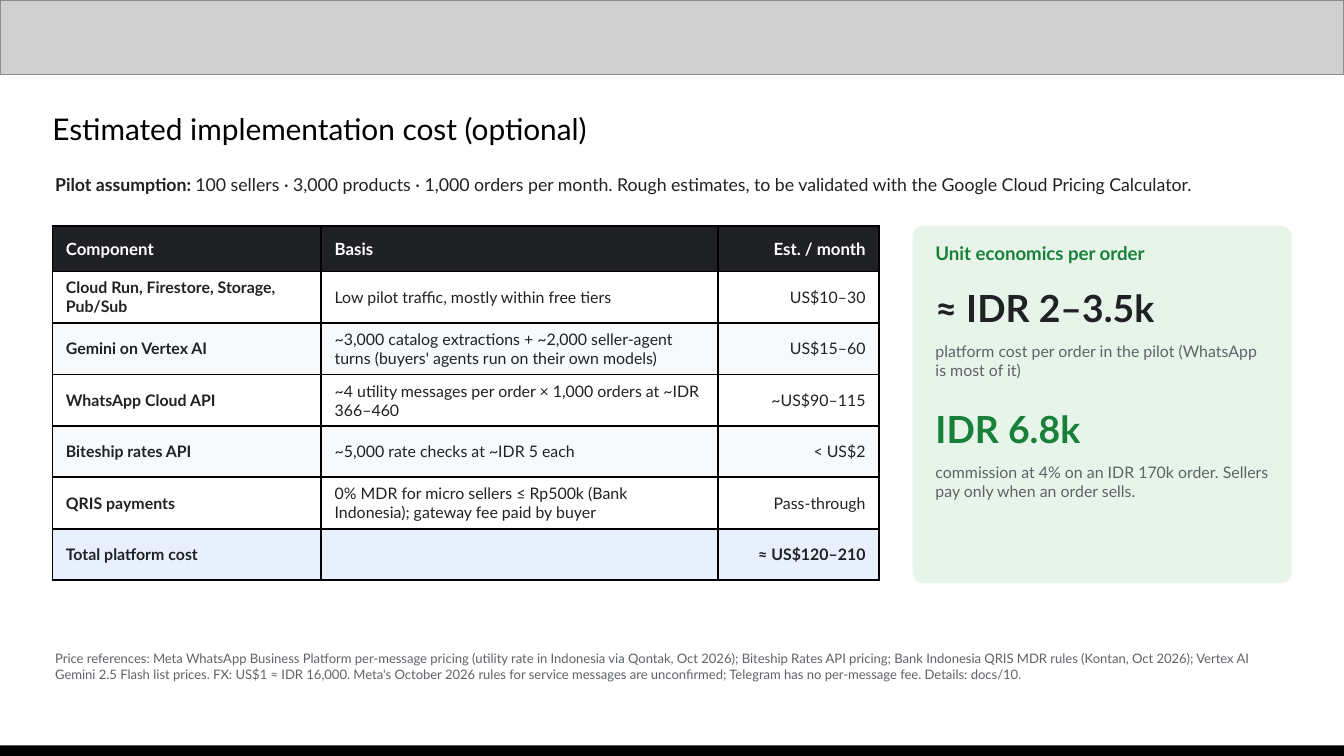
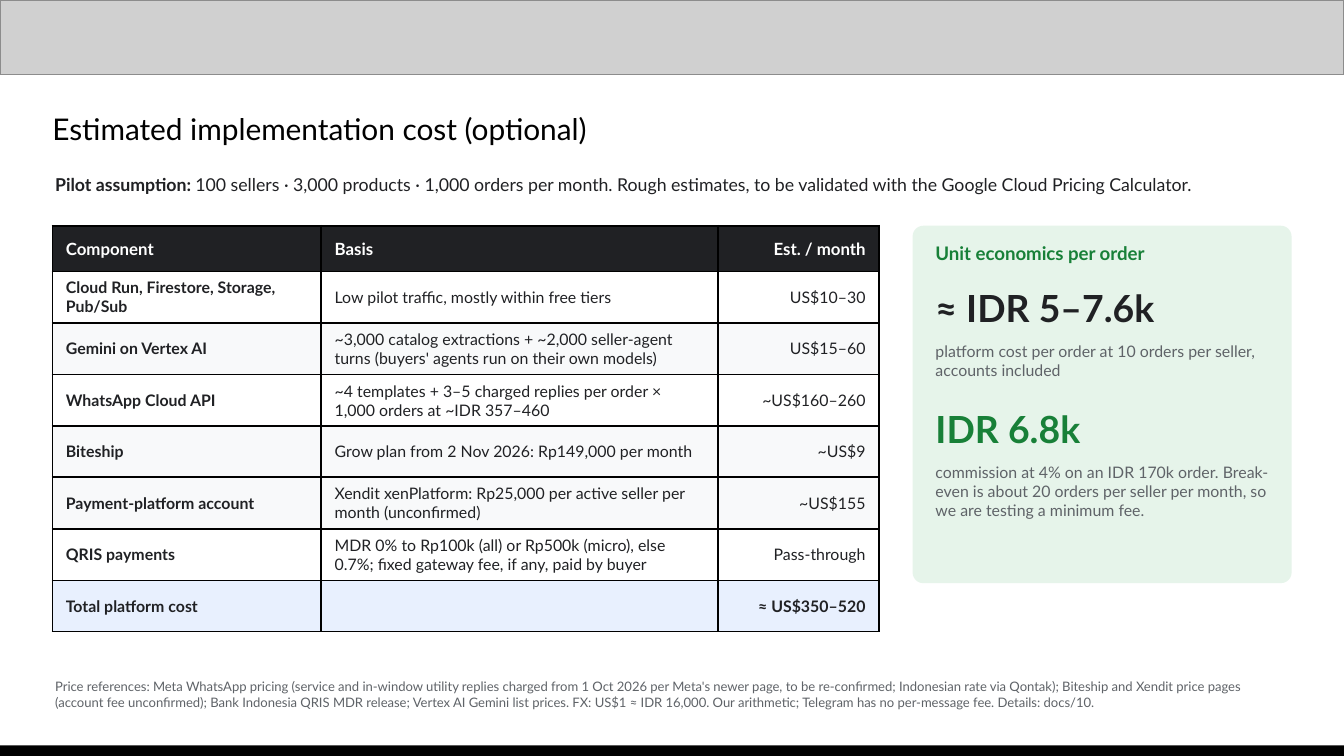
Before and after one commit to galihsatriawan/etalase, a slide deck: slide 9 of submission/Etalase_AI_Builder_Cup_Submission.pptx. Drawn at 1344x756 pixels with LibreOffice and Linux fonts; fonts in the diff are those of the drawing; grey boxes stand for pictures. Boxes give left, top, right and bottom in pixels: in the first picture for what was removed or moved away, otherwise in the second. Text is boxed around its words. In the diff, an @@ line names an element or a change of style, - is before the commit and + after.

```diff
--- a/submission/Etalase_AI_Builder_Cup_Submission.pptx
+++ b/submission/Etalase_AI_Builder_Cup_Submission.pptx
@@ table at bbox=[52, 226, 879, 629] @@
-row 4: WhatsApp Cloud API | ~4 utility messages per order × 1,000 orders at ~IDR 366–460 | ~US$90–115
-row 5: Biteship rates API | ~5,000 rate checks at ~IDR 5 each | < US$2
-row 6: QRIS payments | 0% MDR for micro sellers ≤ Rp500k (Bank Indonesia); gateway fee paid by buyer | Pass-through
-row 7: Total platform cost |  | ≈ US$120–210
+row 4: WhatsApp Cloud API | ~4 templates + 3–5 charged replies per order × 1,000 orders at ~IDR 357–460 | ~US$160–260
+row 5: Biteship | Grow plan from 2 Nov 2026: Rp149,000 per month | ~US$9
+row 6: Payment-platform account | Xendit xenPlatform: Rp25,000 per active seller per month (unconfirmed) | ~US$155
+row 7: QRIS payments | MDR 0% to Rp100k (all) or Rp500k (micro), else 0.7%; fixed gateway fee, if any, paid by buyer | Pass-through
+row 8: Total platform cost |  | ≈ US$350–520
@@ text at bbox=[966, 294, 1154, 323]: text changed @@
-≈ IDR 2–3.5k
+≈ IDR 5–7.6k
@@ text at bbox=[935, 345, 1255, 376]: text changed @@
-platform cost per order in the pilot (WhatsApp is most of it)
+platform cost per order at 10 orders per seller, accounts included
@@ text at bbox=[935, 466, 1268, 519]: text changed @@
-commission at 4% on an IDR 170k order. Sellers pay only when an order sells.
+commission at 4% on an IDR 170k order. Break-even is about 20 orders per seller per month, so we are testing a minimum fee.
@@ text at bbox=[55, 681, 1241, 710]: text changed @@
-Price references: Meta WhatsApp Business Platform per-message pricing (utility rate in Indonesia via Qontak, Oct 2026); Biteship Rates API pricing; Bank Indonesia QRIS MDR rules (Kontan, Oct 2026); Vertex AI Gemini 2.5 Flash list prices. FX: US$1 ≈ IDR 16,000. Meta's October 2026 rules for service messages are unconfirmed; Telegram has no per-message fee. Details: docs/10.
+Price references: Meta WhatsApp pricing (service and in-window utility replies charged from 1 Oct 2026 per Meta's newer page, to be re-confirmed; Indonesian rate via Qontak); Biteship and Xendit price pages (account fee unconfirmed); Bank Indonesia QRIS MDR release; Vertex AI Gemini list prices. FX: US$1 ≈ IDR 16,000. Our arithmetic; Telegram has no per-message fee. Details: docs/10.
```
Also in this commit, not shown: 4 other slides changed, 21 other files.
